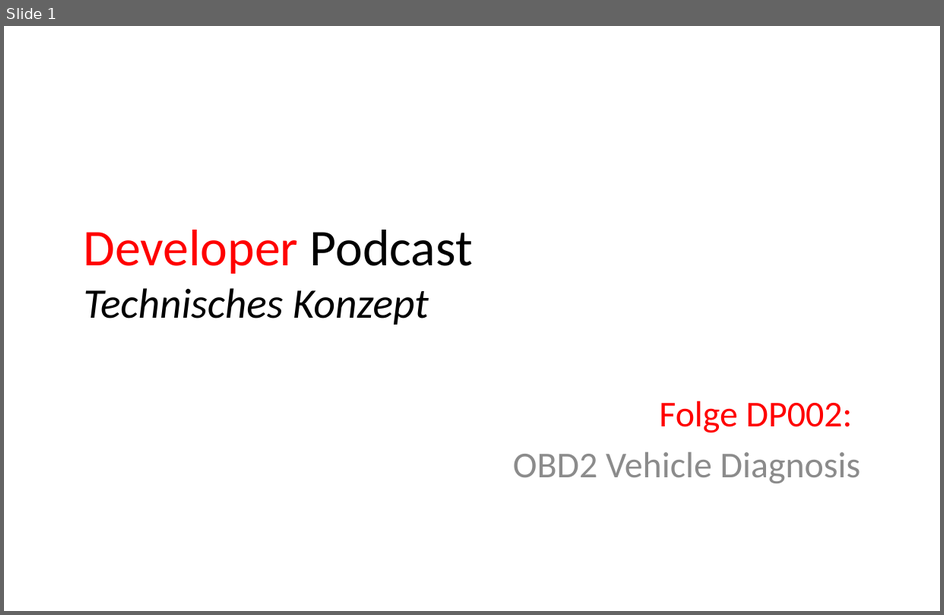
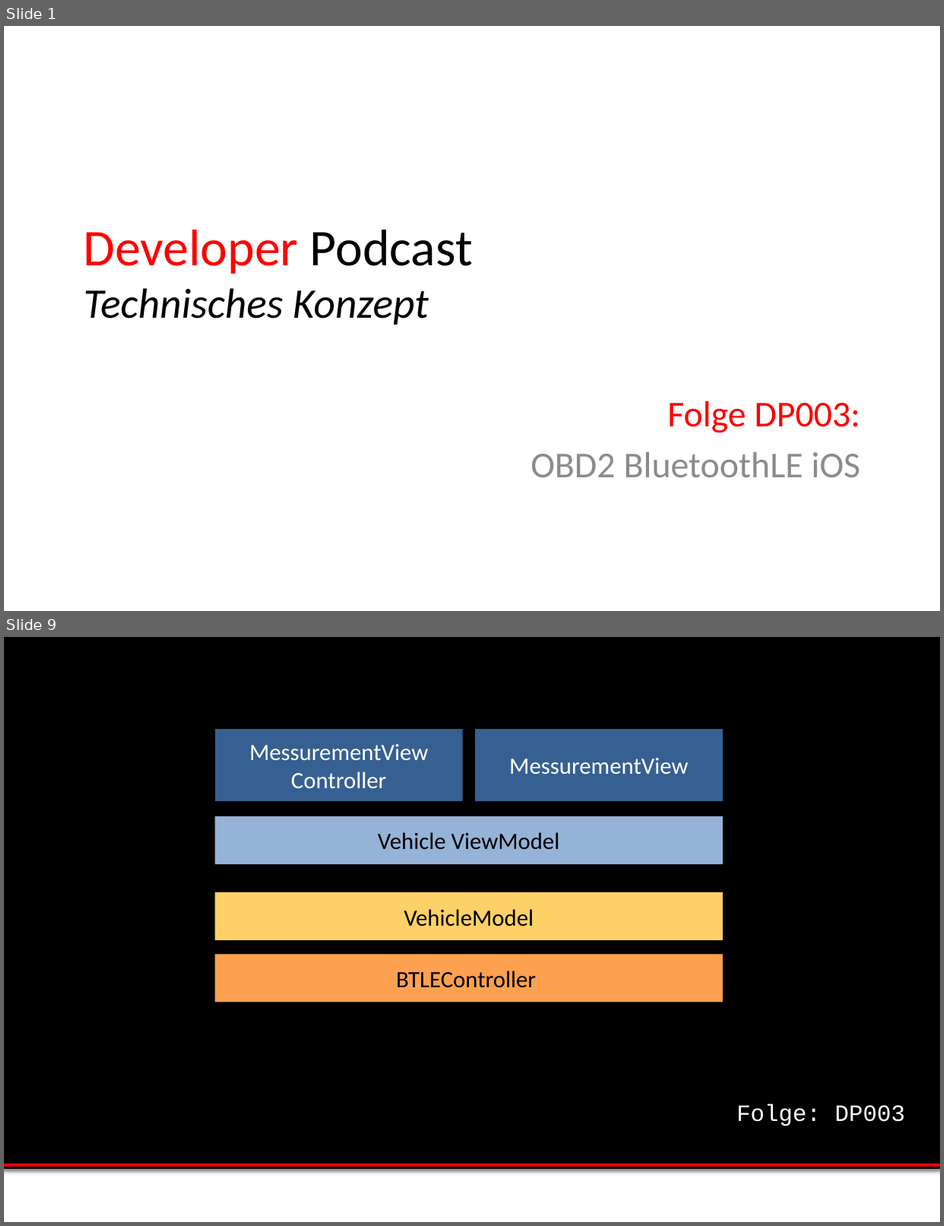
Before and after one commit to msedd/DP003-OBD2_BluetoothLE_iOS, a slide deck: DP003-Technische_Konzept.ppt. Shown one above the other, each under a label of ours: slide 1 before the commit, slides 1 and 9 after it; the slides between them are not shown. The pictures are 944x615 and 944x1226 pixels, drawn with LibreOffice and Linux fonts; fonts in the diff are those of the drawing; background and template pictures are left out. Boxes give left, top, right and bottom in pixels: in the first picture for what was removed or moved away, otherwise in the second. Text is boxed around its words. In the diff, an @@ line names an element or a change of style, - is before the commit and + after.

```diff
--- a/DP003-Technische_Konzept.ppt
+++ b/DP003-Technische_Konzept.ppt
@@ slide 9 added at [4,637,940,1222], background #FFFFFF @@
@@ rectangle added at [4,637,940,1169], fill #000000, outline #000000 0.75 pt @@
@@ rectangle added at [215,729,463,801], fill #376092, 18 pt, text #FFFFFF @@
+MessurementView Controller
@@ rectangle added at [475,729,723,801], fill #376092, 18 pt, text #FFFFFF @@
+MessurementView
@@ rectangle added at [215,817,722,864], fill #95B3D7, 18 pt, text #000000 @@
+Vehicle ViewModel
@@ rectangle added at [215,892,722,940], fill #FDD167, 18 pt, text #000000 @@
+VehicleModel
@@ rectangle added at [215,955,722,1002], fill #FDA150, 18 pt, text #000000 @@
+BTLEController
@@ text added at [737,1104,905,1126], 18 pt, text #FFFFFF @@
+Folge: DP003
@@ line added from (4, 1165) to (940, 1165), #FF0000 2 pt @@
@@ slide 1 changed as well @@
@@ subtitle at [531,401,861,477]: text changed @@
-Folge DP002:
-OBD2 Vehicle Diagnosis
+Folge DP003:
+OBD2 BluetoothLE iOS
```
Also in this commit, not shown: 9 other slides added, 9 slides removed, 10 other files.
